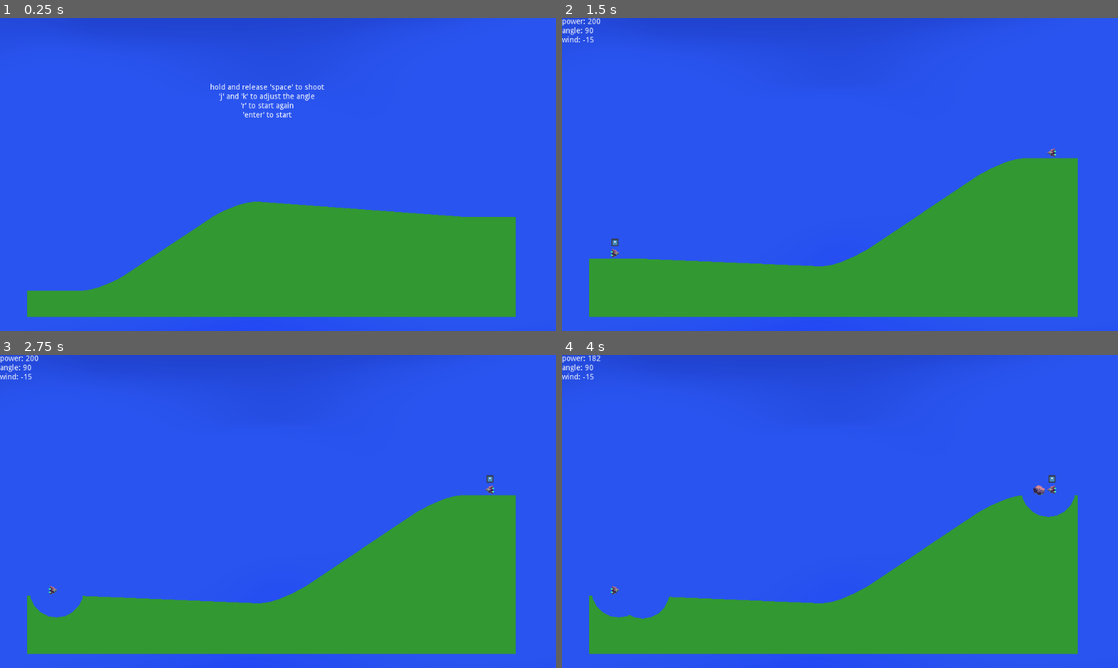
Above: before the commit, frames 1-4 (two rows, left to right).
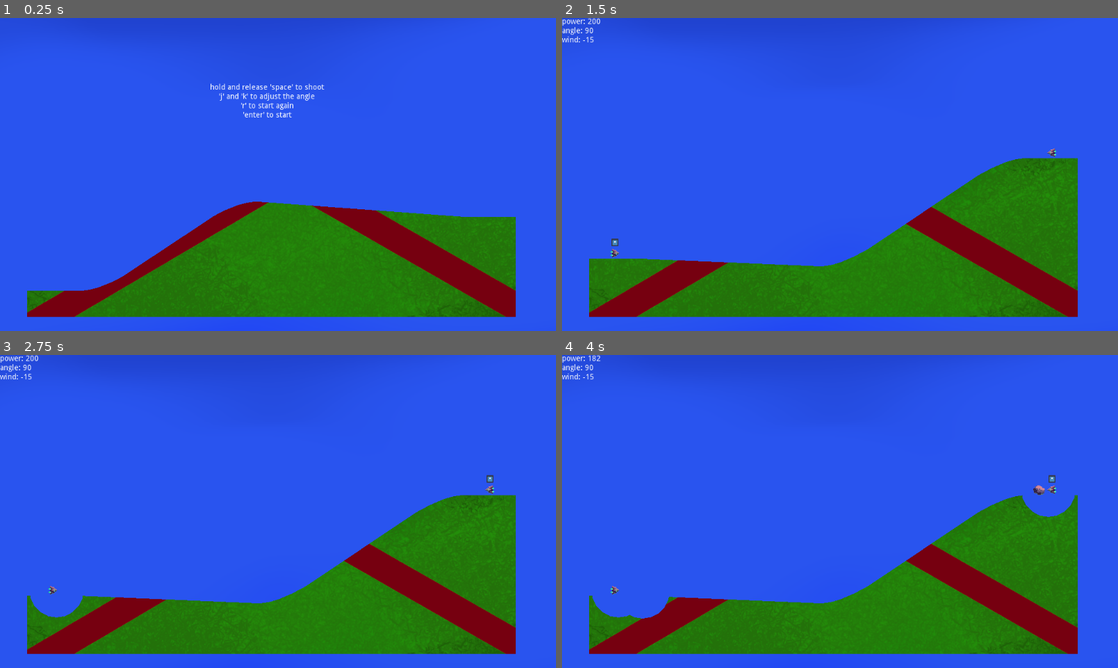
Above: after the commit, the same moments.

Repository: brianrrichter/gd_cannon
Game: Godot game, scene res://Main.tscn
Same seed, same stepped clock (60 frames per second), same inputs: the game is played once before the commit and once after it. The engine's default icon, where the game draws it, is replaced by a stand-in: a white triangle on a blue panel in a dark square.
Inputs:
- Up to frame 1 (0.25 s): no input
- Up to frame 2 (1.5 s): tap Enter at 0.5 s; tap T at 0.6 s; tap Space at 0.77, 1.25 s; tap R at 1.35 s
- Up to frame 3 (2.75 s): tap Space at 1.52 s; tap Enter at 2, 2.1 s
- Up to frame 4 (4 s): tap Space at 2.75, 3.02, 3.77 s; tap K at 2.85 s; hold J from 3.53 s (still down)

The runs differ from the first frame. In frame 1, 24% of the frame differs, in the area x 4-93%, y 58-96%; in frame 2, 24%, in the area x 4-93%, y 44-96%; in frame 3, 24%; in frame 4, 23%.

Commit message:
* dev: using texture for terrain

Diff:
--- a/scripts/Floor.gd
+++ b/scripts/Floor.gd
@@ -4,6 +4,7 @@
 const FLOOR_HEIGHT = 550
 const FLOOR_MIN_X = 50
 
+var texture = preload("res://images/floor_grass.png")
 #onready var image = Image.new()
 #onready var texture = ImageTexture.new()
 
@@ -48,6 +49,9 @@
 		if res.size() > 0:
 #			$StaticBody2D/CollisionPolygon2D.polygon = res.pop_front()
 			cp.polygon = res.pop_front()
+#			if (cp.get_children().front() != null):
+#				cp.get_children().front().queue_free()
+			cp.get_children().front().polygon = cp.polygon
 
 		if res.size() >= 1:
 			print("more than one child polygon")
@@ -55,6 +59,12 @@
 				var collPol = CollisionPolygon2D.new()
 				collPol.polygon = p
 				$StaticBody2D.add_child(collPol)
+
+				var ground = Polygon2D.new()
+				ground.polygon = p
+				ground.texture = texture
+				collPol.add_child(ground)
+
 
 	update()
 
@@ -71,6 +81,16 @@
 
 func generate():
 	#creating floor
+
+	#remove children
+	var collision_polygons = $StaticBody2D.get_children()
+	for cp in collision_polygons:
+		if !(cp is CollisionPolygon2D):
+			continue
+		$StaticBody2D.remove_child(cp);
+
+	var collPol = CollisionPolygon2D.new()
+	$StaticBody2D.add_child(collPol)
 
 	side_a_height = randi() % (FLOOR_HEIGHT / 2) + 25 #50
 	side_b_height = randi() % (FLOOR_HEIGHT / 2) + 25 #100
@@ -108,27 +128,35 @@
 
 		i = i + 1
 
-#	curve.get_baked_points()
+	collPol.polygon = curve.tessellate()
 
-	$StaticBody2D/CollisionPolygon2D.polygon = curve.tessellate()
+	var ground = null
+	if is_instance_valid(collPol.get_children().front()):
+		ground = collPol.get_children().front()
+	else:
+		ground = Polygon2D.new()
+		ground.texture = texture
+		collPol.add_child(ground)
+	ground.polygon = collPol.polygon
 
 	update()
 
-func _draw():
-#	var color = Color(1.0, 1.0, 1.0)
-	var color = Color(0.2, 0.6, 0.2)
-	var colors = PoolColorArray([color])
 
-	var collision_polygons = $StaticBody2D.get_children()
-
-	for cp in collision_polygons:
-		if !(cp is CollisionPolygon2D):
-			continue
-
-		var pol1 = cp.polygon
-
-		draw_polygon(pol1, colors, pol1)
-
-#		var pol2 = [Vector2(0, 0), Vector2(512, 0), Vector2(512, 128), Vector2(0, 128)]
+#func _draw():
+##	var color = Color(1.0, 1.0, 1.0)
+#	var color = Color(0.2, 0.6, 0.2)
+#	var colors = PoolColorArray([color])
 #
-#		draw_polygon(pol1, colors, pol1, texture, texture)
+#	var collision_polygons = $StaticBody2D.get_children()
+#
+#	for cp in collision_polygons:
+#		if !(cp is CollisionPolygon2D):
+#			continue
+#
+#		var pol1 = cp.polygon
+#
+#		draw_polygon(pol1, colors, pol1)
+#
+##		var pol2 = [Vector2(0, 0), Vector2(512, 0), Vector2(512, 128), Vector2(0, 128)]
+##
+##		draw_polygon(pol1, colors, pol1, texture, texture)
Binary file added: doc/img/gameplay_03.png
Not shown, changed: README.md
